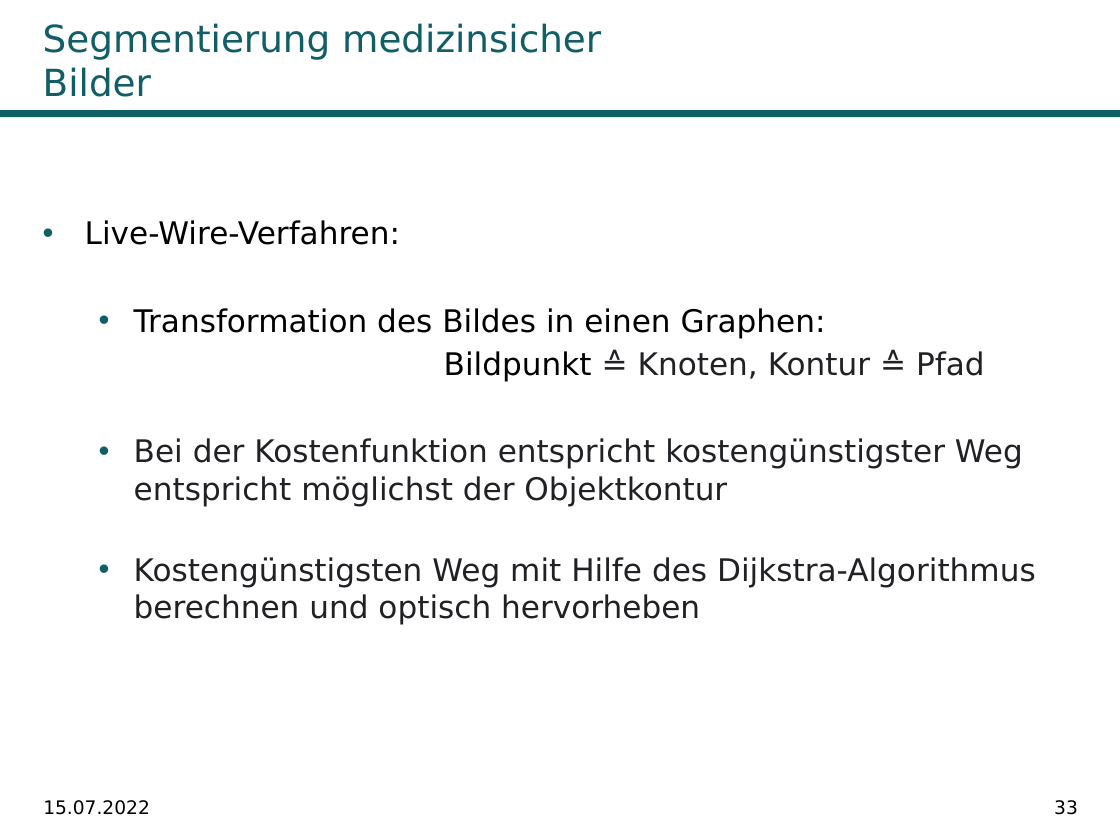
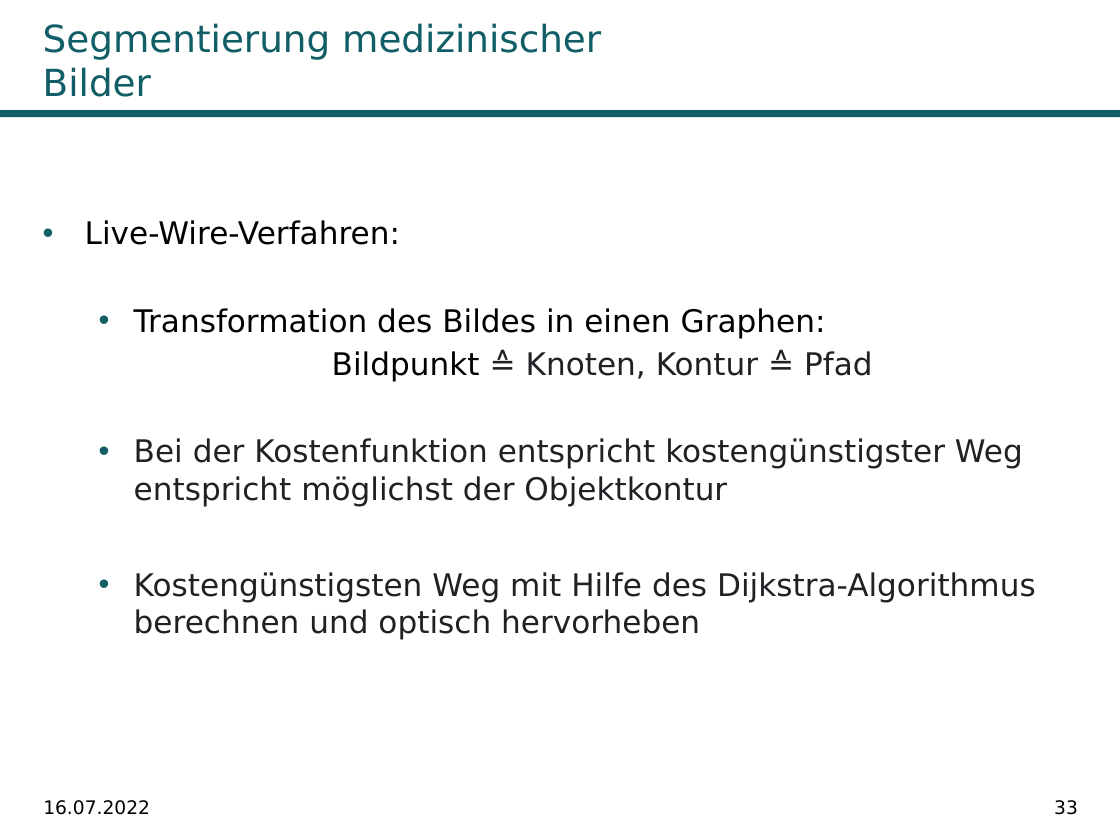
Before and after one commit to Kage0x3B/wissenschaftliches-arbeiten-praesentation, a slide deck: slide 33 of Präsentation Pfadplanungsalgorithmen.pptx. Drawn at 1120x840 pixels with LibreOffice and Linux fonts; fonts in the diff are those of the drawing; background and template pictures are left out. Boxes give left, top, right and bottom in pixels: in the first picture for what was removed or moved away, otherwise in the second. Text is boxed around its words. In the diff, an @@ line names an element or a change of style, - is before the commit and + after.

```diff
--- a/Präsentation Pfadplanungsalgorithmen.pptx
+++ b/Präsentation Pfadplanungsalgorithmen.pptx
@@ title at [43,23,601,97]: text changed @@
-Segmentierung medizinsicher Bilder
+Segmentierung medizinischer Bilder
@@ text "Live-Wire-Verfahren:" rewrapped from [85,220,1036,624] to [85,220,1036,640] @@
@@ text at [43,800,150,815]: text changed @@
-15.07.2022
+16.07.2022
```
Also in this commit, not shown: 26 other slides changed, 13 slides added, 3 other files.
